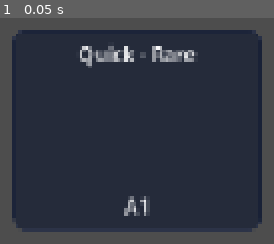
Above: before the commit, frame 1.
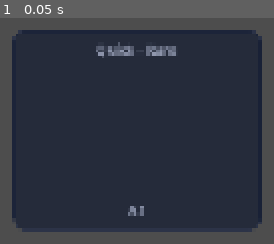
Above: after the commit, the same moment.

Repository: franciscoCapa27/Squared_2
Game: Godot game, scene res://scenes/ui/PrestigeRevealPanel.tscn
Same seed, same stepped clock (60 frames per second), same inputs: the game is played once before the commit and once after it. This scene is started directly instead of the project's main scene.
Inputs:
- Up to frame 1 (0.05 s): no input

The runs differ from the first frame. In frame 1, 2.6% of the frame differs, in the area x 29-73%, y 10-88%.

Commit message:
fix: wire prestige reveal panel nodes

Diff:
--- a/squared-2/scenes/ui/PrestigeRevealPanel.tscn
+++ b/squared-2/scenes/ui/PrestigeRevealPanel.tscn
@@ -17,19 +17,22 @@
 layout_mode = 2
 alignment = 1
 
-[node name="%TraitLabel" type="Label" parent="VBox"]
+[node name="TraitLabel" type="Label" parent="VBox"]
+unique_name_in_owner = true
 layout_mode = 2
 text = "Quick - Rare"
 horizontal_alignment = 1
 autowrap_mode = 3
 
-[node name="%SquareContainer" type="Control" parent="VBox"]
+[node name="SquareContainer" type="Control" parent="VBox"]
+unique_name_in_owner = true
 layout_mode = 2
 size_flags_horizontal = 4
 size_flags_vertical = 2
 custom_minimum_size = Vector2(64, 64)
 
-[node name="%TitleLabel" type="Label" parent="VBox"]
+[node name="TitleLabel" type="Label" parent="VBox"]
+unique_name_in_owner = true
 layout_mode = 2
 text = "A1"
 horizontal_alignment = 1
